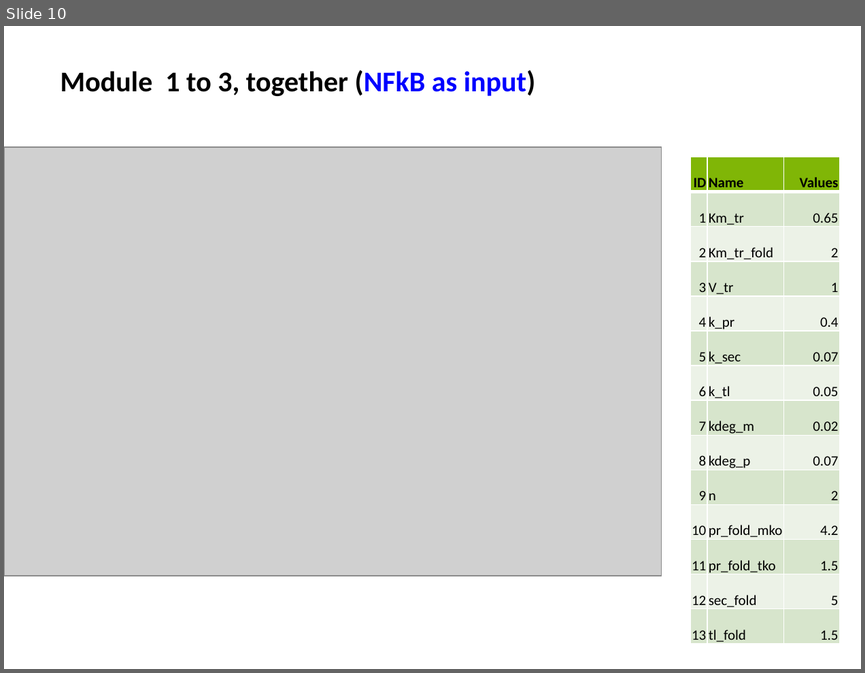
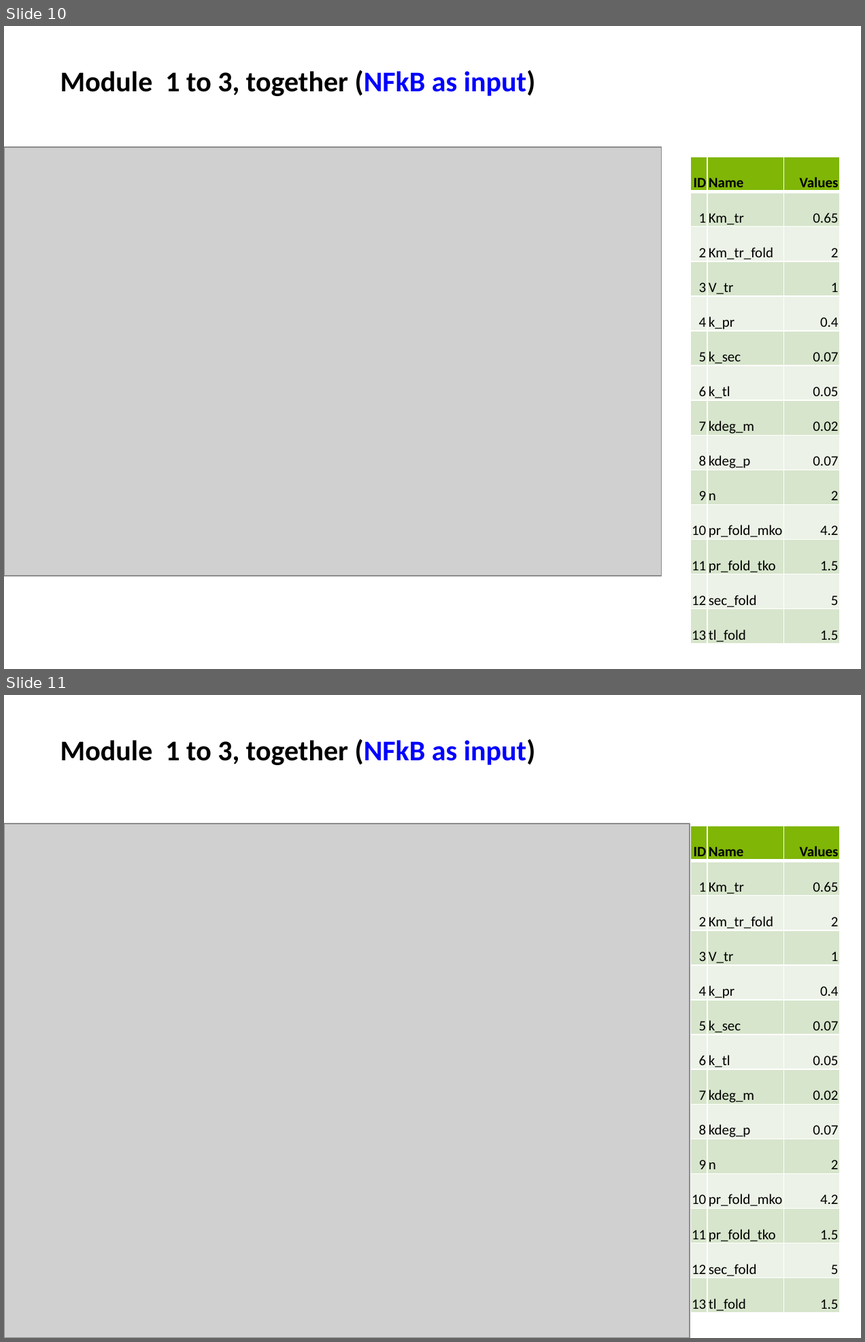
Before and after one commit to biomystery/TNF_regulation, a slide deck: TNF_Slides.pptx. Shown one above the other, each under a label of ours: slide 10 before the commit, slides 10 and 11 after it. The pictures are 865x673 and 865x1342 pixels, drawn with LibreOffice and Linux fonts; fonts in the diff are those of the drawing; grey boxes stand for pictures. Boxes give left, top, right and bottom in pixels: in the first picture for what was removed or moved away, otherwise in the second. Text is boxed around its words. In the diff, an @@ line names an element or a change of style, - is before the commit and + after.

```diff
--- a/TNF_Slides.pptx
+++ b/TNF_Slides.pptx
@@ slide 11 added at [4, 695, 861, 1338], background #FFFFFF @@
@@ text added at [60, 739, 536, 765], 24 pt, text #000000, bold @@
+Module 1 to 3, together (NFkB as input)
@@ picture added at [4, 824, 689, 1338] @@
@@ table added at [690, 826, 839, 1315], 14 rows, 3 columns @@
+ID | Name | Values
+1 | Km_tr | 0.65
+2 | Km_tr_fold | 2
+3 | V_tr | 1
+4 | k_pr | 0.4
+5 | k_sec | 0.07
+6 | k_tl | 0.05
+7 | kdeg_m | 0.02
+8 | kdeg_p | 0.07
+9 | n | 2
+10 | pr_fold_mko | 4.2
+11 | pr_fold_tko | 1.5
+12 | sec_fold | 5
+13 | tl_fold | 1.5
```
Also in this commit, not shown: 32 other files.
